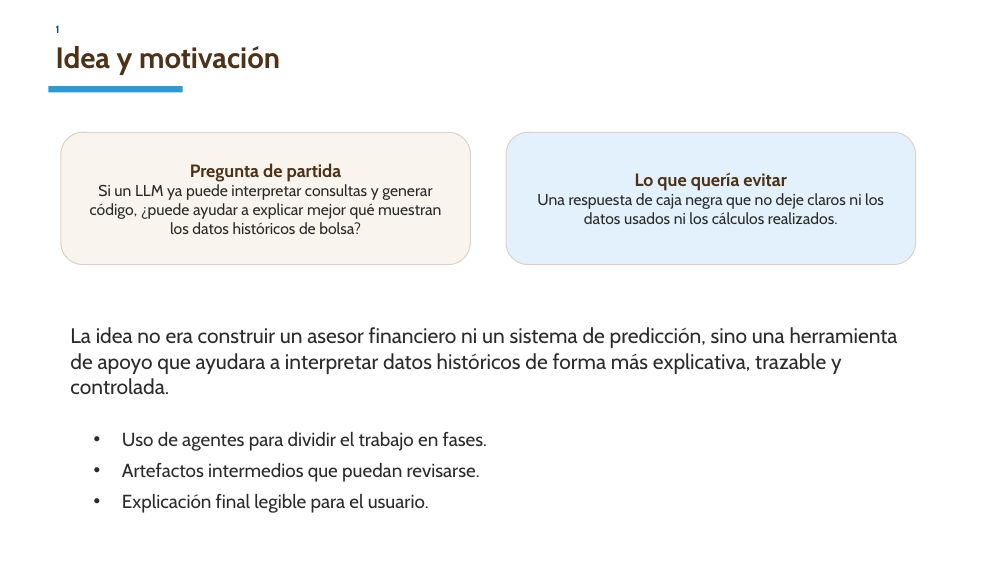
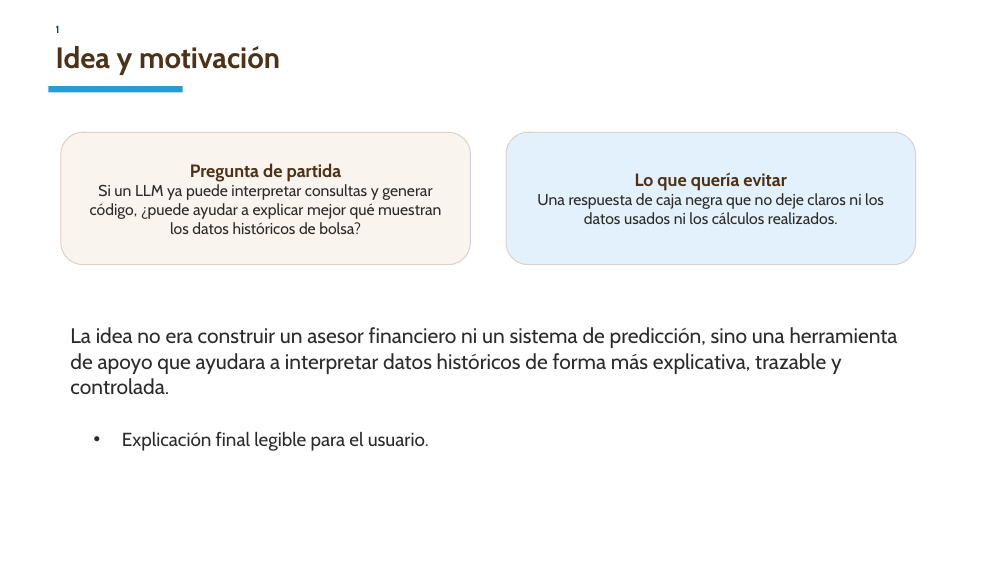
Before and after one commit to CarlosRuiz4102/tfm, a slide deck: slide 2 of docs/presentacion_tfm_15min_v4.pptx. Drawn at 1008x567 pixels with LibreOffice and Linux fonts; fonts in the diff are those of the drawing. Boxes give left, top, right and bottom in pixels: in the first picture for what was removed or moved away, otherwise in the second. Text is boxed around its words. In the diff, an @@ line names an element or a change of style, - is before the commit and + after.

```diff
--- a/docs/presentacion_tfm_15min_v4.pptx
+++ b/docs/presentacion_tfm_15min_v4.pptx
@@ text at [122,432,487,482]: paragraphs removed @@
-• Uso de agentes para dividir el trabajo en fases.
-• Artefactos intermedios que puedan revisarse.
```
Also in this commit, not shown: 6 other slides changed, 2 slides added, 2 slides removed, 4 other files.
